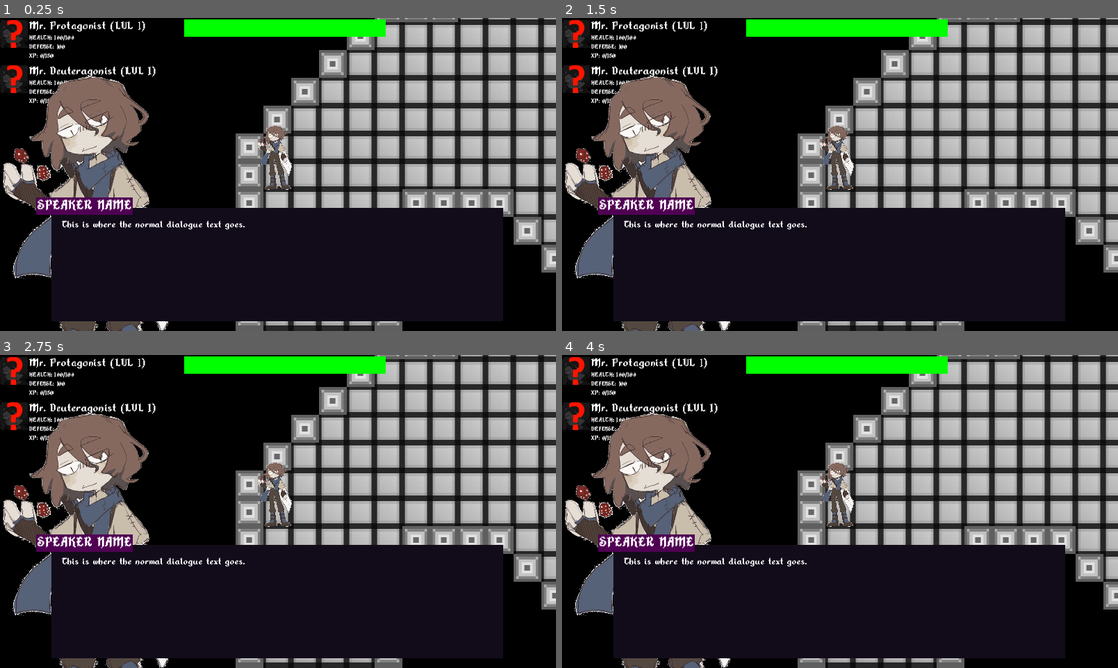
Above: before the commit, frames 1-4 (two rows, left to right).
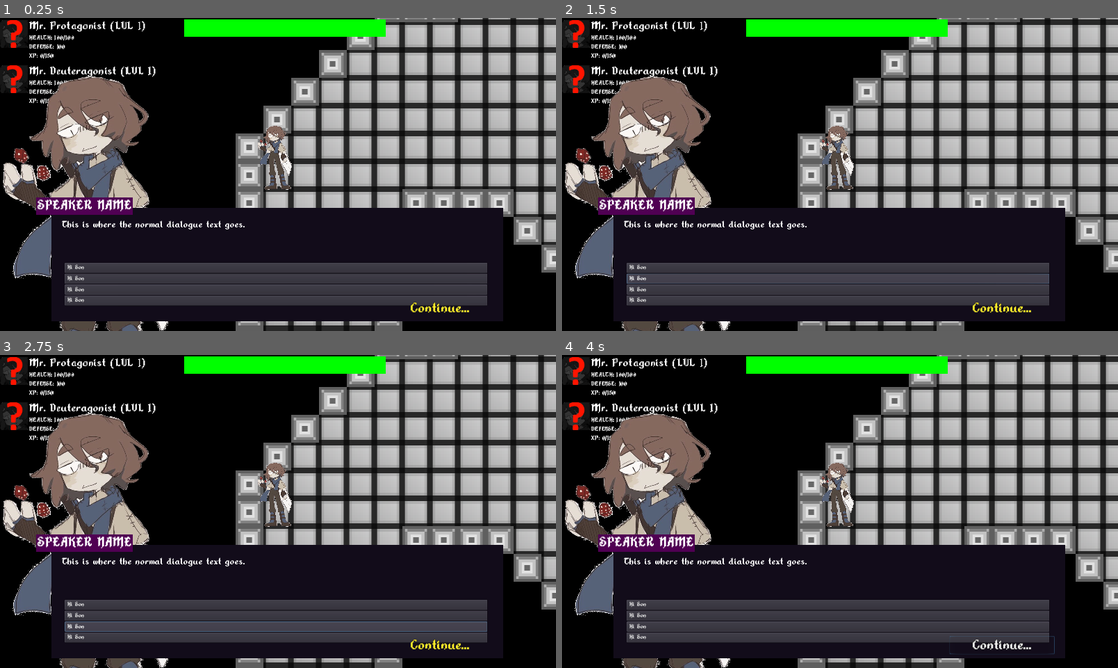
Above: after the commit, the same moments.

Repository: Xpost2000/G.G.D.C.-Team-Project
Game: Godot game, scene res://main_scene/MainGameScreen.tscn
The game is run twice, just before and just after one commit, with the same random seed, the same clock (stepped at 60 frames per second) and the same inputs.
Inputs (mouse positions are in pixels of both pictures, inside the frame that each line leads up to):
- Up to frame 1 (0.25 s): no input
- Up to frame 2 (1.5 s): click (840, 268) at 0.5 s, where only the run after the commit has a clickable "Hi Son"; click (840, 277) at 1.25 s, where only the run after the commit has a clickable "Hi Son"
- Up to frame 3 (2.75 s): click (278, 627) at 2 s, where only the run after the commit has a clickable "Hi Son"
- Up to frame 4 (4 s): click (840, 636) at 2.75 s, where only the run after the commit has a clickable "Hi Son"; click (1001, 646) at 3.5 s, where only the run after the commit has a clickable "Continue..."

The runs differ from the first frame. In frame 1, 9.8% of the frame differs, in the area x 11-88%, y 78-95%; in frame 2, 9.9%; in frame 3, 9.8%; in frame 4, 9.8%.

Commit message:
completed layout for dialogue ui

Diff:
--- a/ui/UILayer.tscn
+++ b/ui/UILayer.tscn
@@ -7,6 +7,7 @@
 [ext_resource path="res://images/portrait_draft.png" type="Texture" id=5]
 [ext_resource path="res://fonts/Alkhemikal.ttf" type="DynamicFontData" id=6]
 [ext_resource path="res://ui/SpeakerTextLabelContainer.gd" type="Script" id=7]
+[ext_resource path="res://ui_themes/dialogue_choice_container_style.tres" type="Theme" id=8]
 
 [sub_resource type="DynamicFont" id=1]
 size = 24
@@ -15,6 +16,13 @@
 
 [sub_resource type="DynamicFont" id=2]
 size = 36
+font_data = ExtResource( 6 )
+
+[sub_resource type="DynamicFont" id=3]
+size = 36
+outline_size = 1
+outline_color = Color( 0.12549, 0.12549, 0.12549, 1 )
+use_mipmaps = true
 font_data = ExtResource( 6 )
 
 [node name="UILayer" type="CanvasLayer"]
@@ -108,3 +116,56 @@
 __meta__ = {
 "_edit_use_anchors_": false
 }
+
+[node name="ChoicesContainer" type="VBoxContainer" parent="DialogueUI/DialogueBackground"]
+margin_left = 31.0
+margin_top = 127.0
+margin_right = 1004.0
+margin_bottom = 249.0
+theme = ExtResource( 8 )
+custom_constants/separation = 2
+__meta__ = {
+"_edit_use_anchors_": false,
+"_editor_description_": "I'm assuming we don't get many dialogue choices...
+
+(Supports a max of four without looking stupid.)
+
+We can always change this though."
+}
+
+[node name="Button" type="Button" parent="DialogueUI/DialogueBackground/ChoicesContainer"]
+margin_right = 973.0
+margin_bottom = 24.0
+text = "Hi Son"
+align = 0
+
+[node name="Button2" type="Button" parent="DialogueUI/DialogueBackground/ChoicesContainer"]
+margin_top = 26.0
+margin_right = 973.0
+margin_bottom = 50.0
+text = "Hi Son"
+align = 0
+
+[node name="Button3" type="Button" parent="DialogueUI/DialogueBackground/ChoicesContainer"]
+margin_top = 52.0
+margin_right = 973.0
+margin_bottom = 76.0
+text = "Hi Son"
+align = 0
+
+[node name="Button4" type="Button" parent="DialogueUI/DialogueBackground/ChoicesContainer"]
+margin_top = 78.0
+margin_right = 973.0
+margin_bottom = 102.0
+text = "Hi Son"
+align = 0
+
+[node name="ContinuePrompt" type="Button" parent="DialogueUI/DialogueBackground"]
+margin_left = 773.757
+margin_top = 210.49
+margin_right = 1015.76
+margin_bottom = 252.49
+custom_fonts/font = SubResource( 3 )
+custom_colors/font_color = Color( 1, 0.933333, 0.164706, 1 )
+text = "Continue..."
+flat = true
--- /dev/null
+++ b/ui_themes/dialogue_choice_container_style.tres
@@ -0,0 +1,10 @@
+[gd_resource type="Theme" load_steps=3 format=2]
+
+[ext_resource path="res://fonts/Alkhemikal.ttf" type="DynamicFontData" id=1]
+
+[sub_resource type="DynamicFont" id=1]
+size = 17
+font_data = ExtResource( 1 )
+
+[resource]
+default_font = SubResource( 1 )
Not shown: 1 places in ui/UILayer.tscn that only renumber resources
